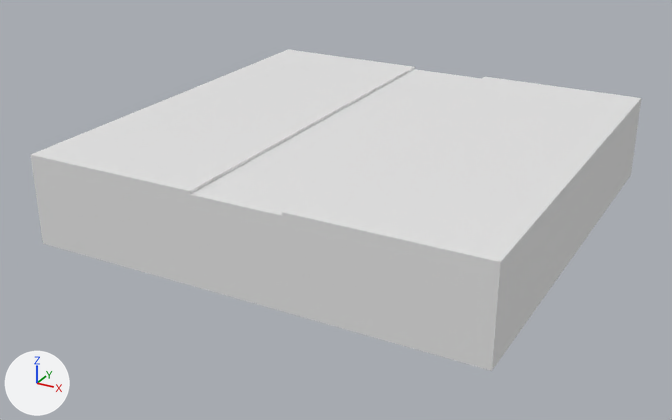
The FBX model Mystics Project/Assets/polyperfect/Low Poly Ultimate Pack/M/- Meshes_M/Terrains_M/Tiles_M/tile-road-straight.fbx as it was, and as the next commit left it.
One viewpoint serves both versions: a 50 mm lens placed at (27.0, -52.8, 19.7), pointed at (-1.0, -1.9, -5.7). Lighting does not change. The marker at lower left points along +X, +Y and +Z. Where no turn or scale is listed for an object, it has been applied to the vertices.

Script lines for the objects in view, before the commit:
```python
mat_18_grey_dark = principled_material('18 GREY-DARK')
mat_18_grey_dark.base_color = (0.8, 0.8, 0.8)  # white #e7e7e7
mat_18_grey_dark.roughness = 0.553
mat_21_grey_light = principled_material('21 GREY LIGHT')
mat_21_grey_light.base_color = (0.8, 0.8, 0.8)  # white #e7e7e7
mat_21_grey_light.roughness = 0.553
mat_36_green = principled_material('36 GREEN')
mat_36_green.base_color = (0.8, 0.8, 0.8)  # white #e7e7e7
mat_36_green.roughness = 0.553
mat_9_brown_darkest = principled_material('9 BROWN-DARKEST')
mat_9_brown_darkest.base_color = (0.8, 0.8, 0.8)  # white #e7e7e7
mat_9_brown_darkest.roughness = 0.553
me_tile_road_straight = bpy.data.meshes.new('tile-road-straight')
me_tile_road_straight.from_pydata(...)  # 40 vertices, 35 faces; spans x -15.0..15.0, y -15.0..15.0, z -6.0..0.0
# faces by material slot: [12, 8, 3, 12]
me_tile_road_straight.materials.append(mat_9_brown_darkest)  # white #e7e7e7
me_tile_road_straight.materials.append(mat_36_green)  # white #e7e7e7
me_tile_road_straight.materials.append(mat_18_grey_dark)  # white #e7e7e7
me_tile_road_straight.materials.append(mat_21_grey_light)  # white #e7e7e7
ob_tile_road_straight = bpy.data.objects.new('tile-road-straight', me_tile_road_straight)
ob_tile_road_straight.location = (0.0, 0.0, 0.0)
```
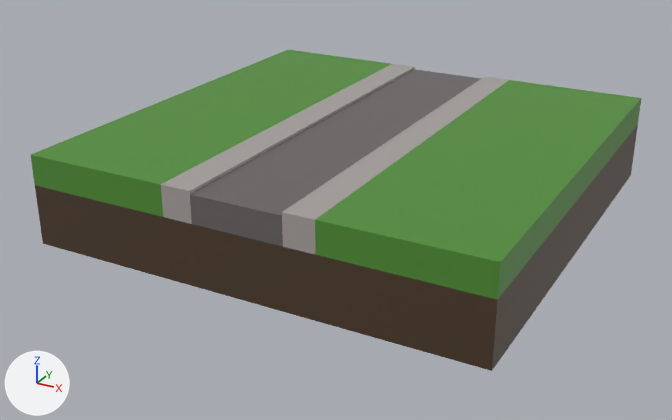
Where the newer file only moved an object's origin or applied its transform, the numbers keep the older frame.

Where the change shows, as pixel boxes (x1, y1, x2, y2) in the pictures (672 x 420 px):
'tile-road-straight', recoloured
    both: (31, 49, 641, 371)

The change, as a diff of the scene's bpy script:
```diff
--- a/Mystics Project/Assets/polyperfect/Low Poly Ultimate Pack/M/- Meshes_M/Terrains_M/Tiles_M/tile-road-straight.fbx.py
+++ b/Mystics Project/Assets/polyperfect/Low Poly Ultimate Pack/M/- Meshes_M/Terrains_M/Tiles_M/tile-road-straight.fbx.py
@@ mat_9_brown_darkest @@
 mat_9_brown_darkest = principled_material('9 BROWN-DARKEST')
-mat_9_brown_darkest.base_color = (0.8, 0.8, 0.8)  # white #e7e7e7
+mat_9_brown_darkest.base_color = (0.0742, 0.0437, 0.0242)  # brown #4d3b2b
 mat_9_brown_darkest.roughness = 0.553
@@ mat_36_green @@
 mat_36_green = principled_material('36 GREEN')
-mat_36_green.base_color = (0.8, 0.8, 0.8)  # white #e7e7e7
+mat_36_green.base_color = (0.0802, 0.27, 0.0343)  # green #508e34
 mat_36_green.roughness = 0.553
@@ mat_18_grey_dark @@
 mat_18_grey_dark = principled_material('18 GREY-DARK')
-mat_18_grey_dark.base_color = (0.8, 0.8, 0.8)  # white #e7e7e7
+mat_18_grey_dark.base_color = (0.142, 0.128, 0.128)  # dark grey #696464
 mat_18_grey_dark.roughness = 0.553
@@ mat_21_grey_light @@
 mat_21_grey_light = principled_material('21 GREY LIGHT')
-mat_21_grey_light.base_color = (0.8, 0.8, 0.8)  # white #e7e7e7
+mat_21_grey_light.base_color = (0.386, 0.356, 0.342)  # grey #a7a19e
 mat_21_grey_light.roughness = 0.553
```
